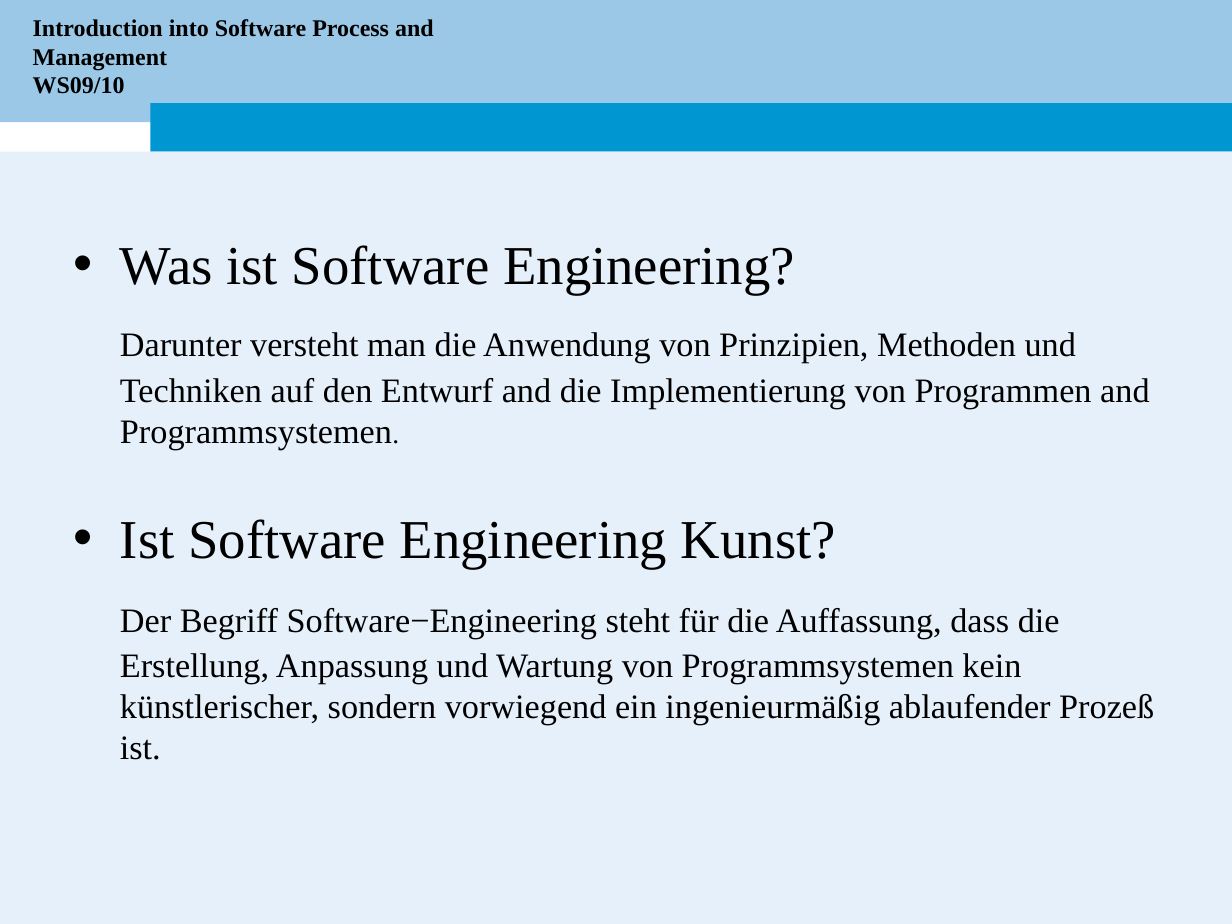
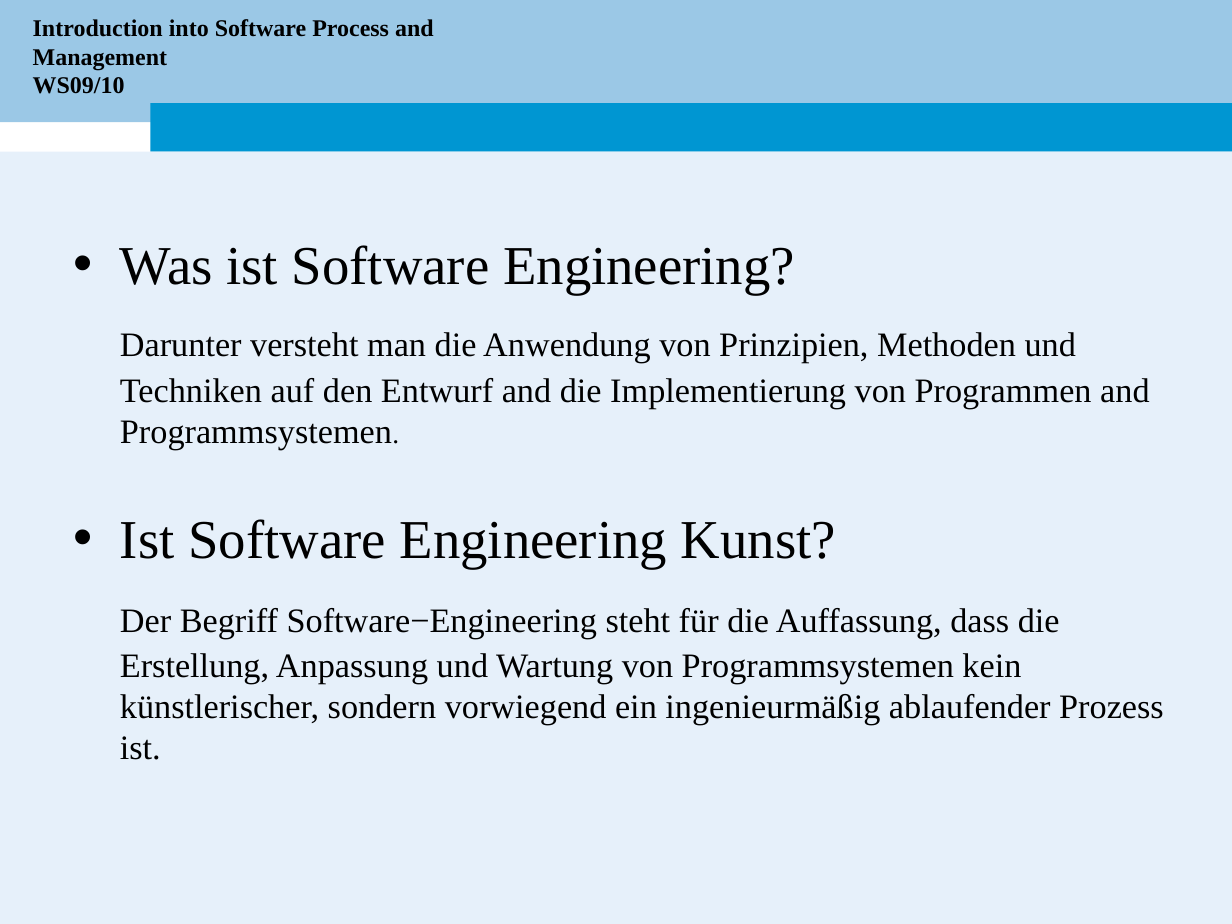
Before and after one commit to electrojit/simeonov, a slide deck: slide 2 of WS10/Bachelor Seminar/Presentaetion/Seminar-Simeonov.ppt. Drawn at 1232x924 pixels with LibreOffice and Linux fonts; fonts in the diff are those of the drawing; background and template pictures are left out. Boxes give left, top, right and bottom in pixels: in the first picture for what was removed or moved away, otherwise in the second. Text is boxed around its words. In the diff, an @@ line names an element or a change of style, - is before the commit and + after.

```diff
--- a/WS10/Bachelor Seminar/Presentaetion/Seminar-Simeonov.ppt
+++ b/WS10/Bachelor Seminar/Presentaetion/Seminar-Simeonov.ppt
@@ text at box(120, 608, 1164, 760): text changed @@
-Der Begriff Software−Engineering steht für die Auffassung, dass die Erstellung, Anpassung und Wartung von Programmsystemen kein künstlerischer, sondern vorwiegend ein ingenieurmäßig ablaufender Prozeß ist.
+Der Begriff Software−Engineering steht für die Auffassung, dass die Erstellung, Anpassung und Wartung von Programmsystemen kein künstlerischer, sondern vorwiegend ein ingenieurmäßig ablaufender Prozess ist.
```
Also in this commit, not shown: 6 other slides changed, 5 slides added, 1 slide removed, 4 other files.
